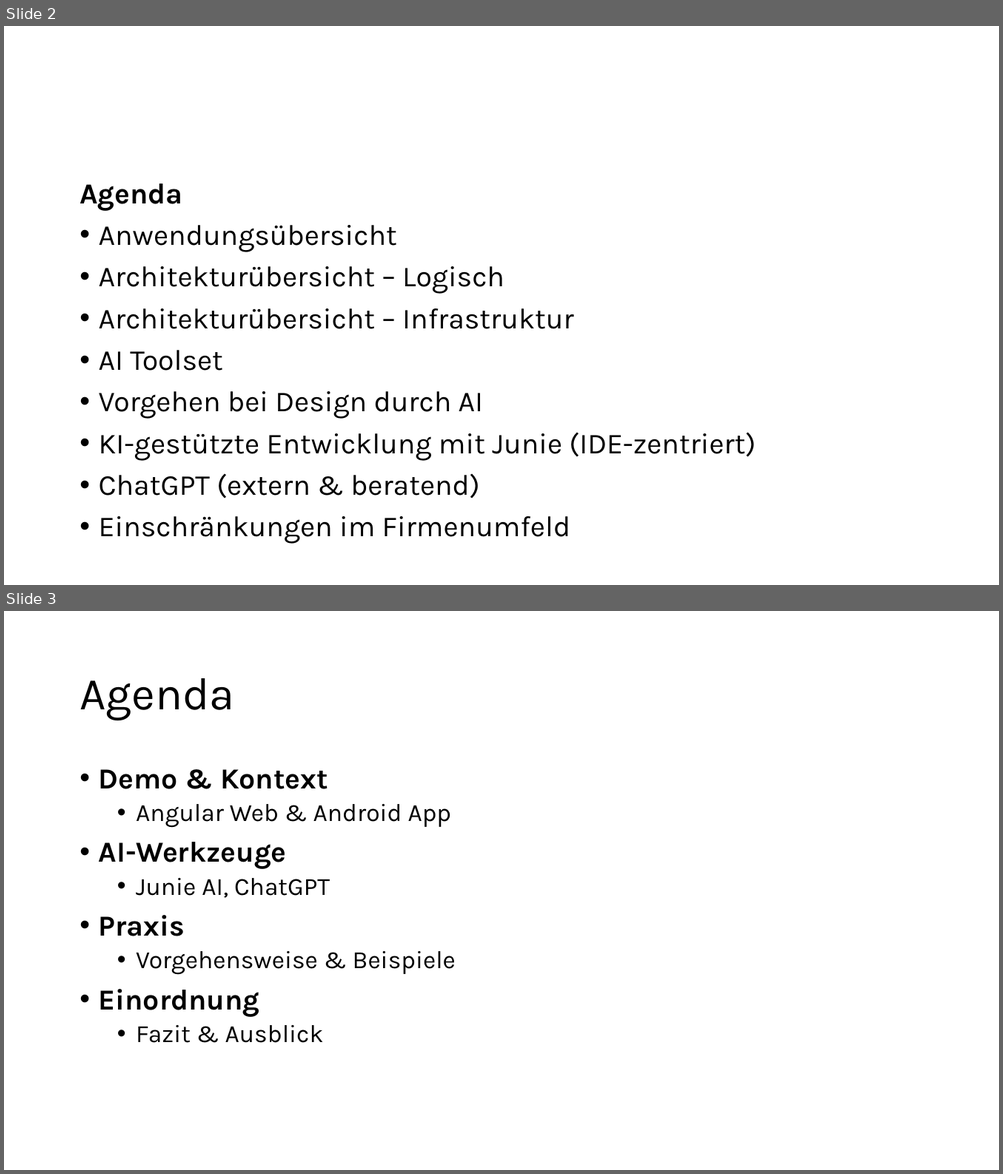
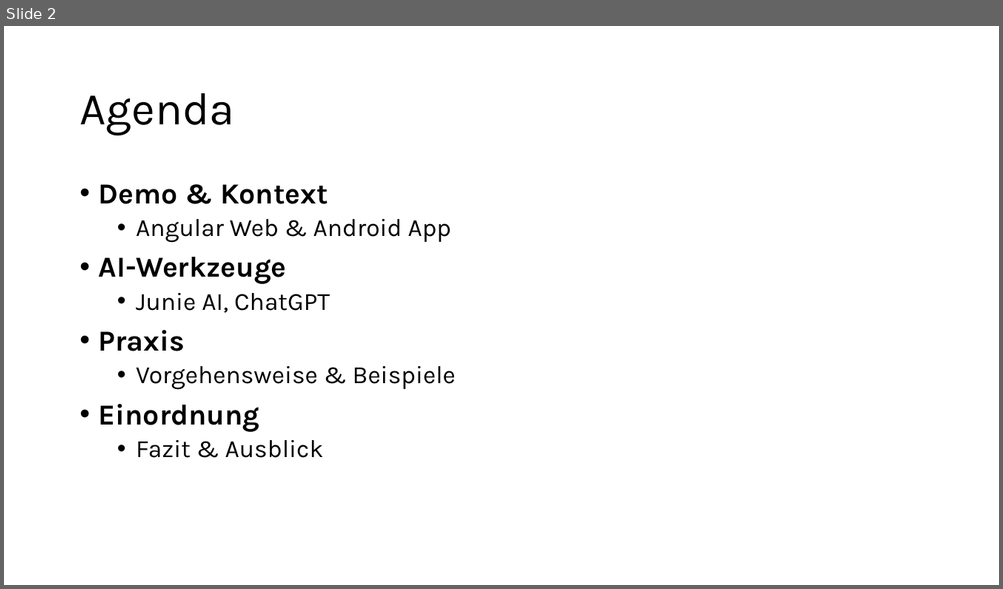
Before and after one commit to JuergGood/angularai, a slide deck: doc/ai/presentation/generated/SoftwareDevelopmentWithAI.pptx. Shown one above the other, each under a label of ours: slides 2 and 3 before the commit, slide 2 after it. The pictures are 1003x1174 and 1003x589 pixels, drawn with LibreOffice and Linux fonts; fonts in the diff are those of the drawing. Boxes give left, top, right and bottom in pixels: in the first picture for what was removed or moved away, otherwise in the second. Text is boxed around its words. In the diff, an @@ line names an element or a change of style, - is before the commit and + after.

```diff
--- a/doc/ai/presentation/generated/SoftwareDevelopmentWithAI.pptx
+++ b/doc/ai/presentation/generated/SoftwareDevelopmentWithAI.pptx
@@ slide 2 removed at box(4, 26, 999, 585), background #FFFFFF @@
@@ text removed at box(79, 184, 755, 544) @@
-Agenda
-• Anwendungsübersicht
-• Architekturübersicht – Logisch
-• Architekturübersicht – Infrastruktur
-• AI Toolset
-• Vorgehen bei Design durch AI
-• KI-gestützte Entwicklung mit Junie (IDE-zentriert)
-• ChatGPT (extern & beratend)
-• Einschränkungen im Firmenumfeld
@@ what was slide 3 is now slide 2 @@
```
Also in this commit, not shown: 3 slides changed, 2 slides added, 2 other slides removed, 15 other files.
